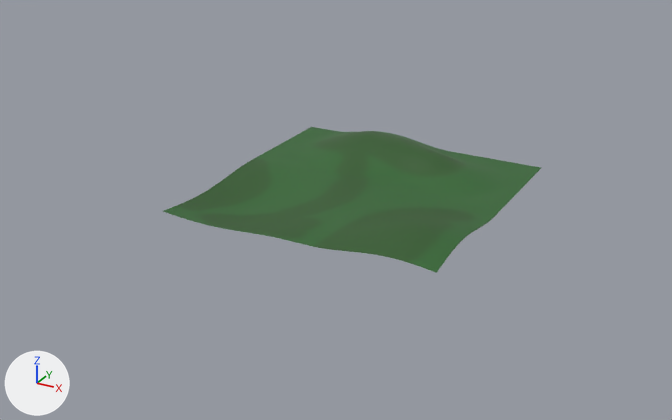
Two versions of the FBX model Assets/Imports/Level_0.fbx, one commit apart.
The view is the same before and after, from a camera (50 mm lens) standing at (135.0, -486.0, 189.0) and looking at (-84.0, -88.0, -10.0). The lights are fixed; the arrows at lower left show +X, +Y and +Z. Where no turn or scale is listed for an object, it has been applied to the vertices.

Script lines for the objects in view, before the commit:
```python
me_scene = bpy.data.meshes.new('Scene')
me_scene.from_pydata(...)  # 3136 vertices, 6050 faces; spans x -150.0..0.0, y -150.0..0.0, z -6.5..11.2
me_scene.materials.append(mat_level_0)  # picture img_level_0_png
ob_level_0 = bpy.data.objects.new('Level_0', me_scene)
ob_level_0.location = (0.0, 0.0, 0.0)
```
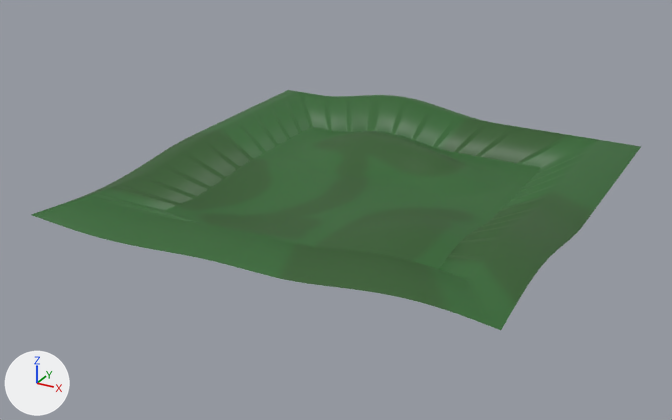
The newer file is also turned or shifted as a whole; pictures and numbers use the older file's frame.

Pixel boxes (x1, y1, x2, y2) of what changed, in the pictures (672 x 420 px):
'Level_0', reshaped (61% wider, 64% taller)
    before: (163, 127, 541, 273)
    after: (31, 90, 641, 330)
part 1 of me_scene, added (green)
    after: (31, 90, 641, 330)

The change in detail:
me_scene is used by ob_level_0; location (0.0, 0.0, 0.0).
me_scene had 3136 vertices, 6050 faces and spanned x -150.0..0.0, y -150.0..0.0, z -6.5..11.2.
me_scene now has 3576 vertices, 3465 faces and spans x -194.5..44.6, y -194.5..44.6, z -6.5..20.0.
me_scene part 1: 440 vertices added at x -194.5..44.6, y -194.5..44.6, z 1.2..20.0.
